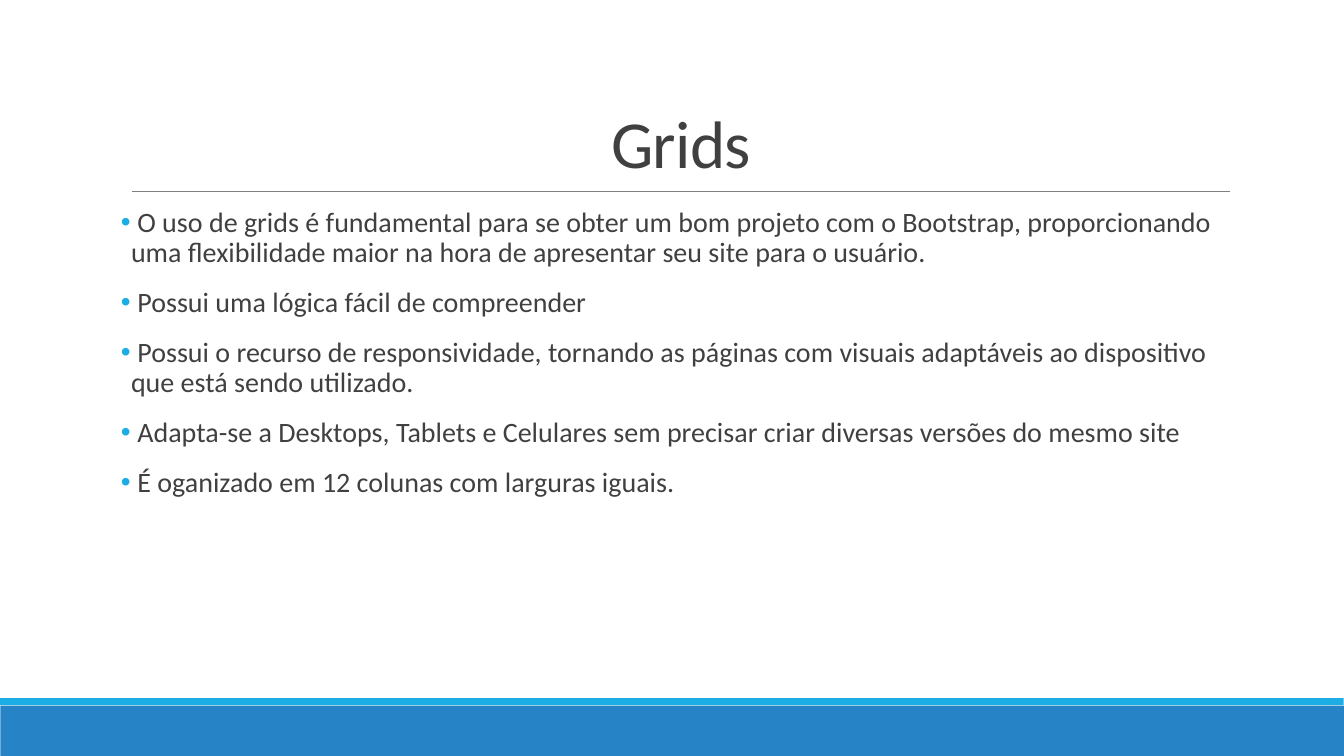
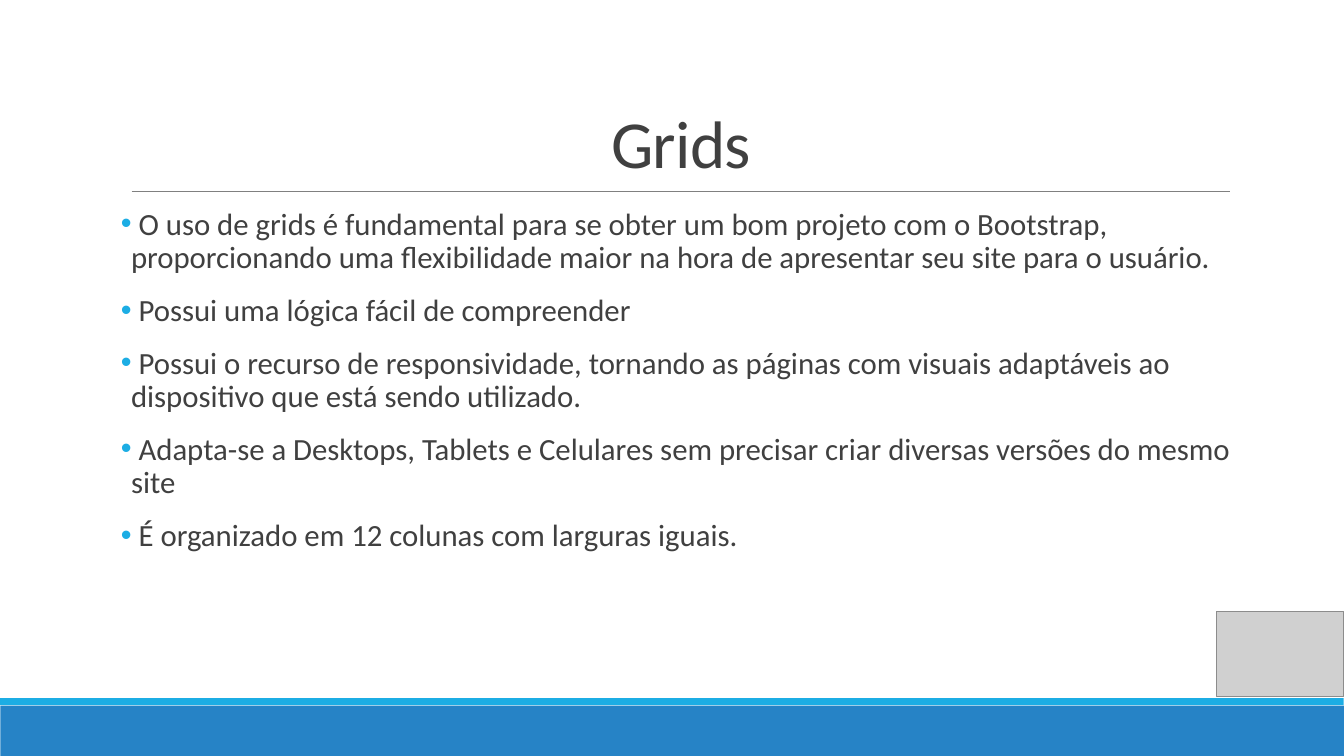
Before and after one commit to V1n1c1us/internetBootstrap, a slide deck: slide 5 of Aula-Bootstrap.pptx (slide 4 before the commit). Drawn at 1344x756 pixels with LibreOffice and Linux fonts; fonts in the diff are those of the drawing; grey boxes stand for pictures. Boxes give left, top, right and bottom in pixels: in the first picture for what was removed or moved away, otherwise in the second. Text is boxed around its words. In the diff, an @@ line names an element or a change of style, - is before the commit and + after.

```diff
--- a/Aula-Bootstrap.pptx
+++ b/Aula-Bootstrap.pptx
@@ text at [131, 213, 1230, 493]: size 20 to 22 pt in "O uso de grids é fundamental para ...", "Possui uma lógica fácil de compreender", "Possui o recurso de responsividade, tornando as ...", "Adapta-se a Desktops, Tablets e Celulares sem ..." @@
@@ text at [139, 520, 737, 552]: text changed; size 20 to 22 pt @@
-• É oganizado em 12 colunas com larguras iguais.
+• É organizado em 12 colunas com larguras iguais.
@@ picture added at [1217, 611, 1344, 697] @@
```
Also in this commit, not shown: 4 other slides changed, 9 slides added, 1 slide removed.
